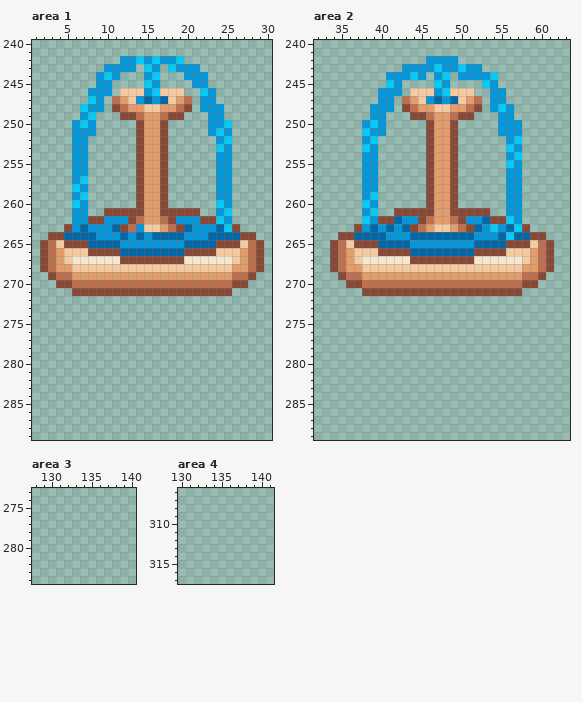
Pixel-art file -- aseprite/animated_objects.aseprite. Above: the version before the commit.
521x333 pixels, 1 frame. Shown: area 1: x 1..30, y 240..289; area 2: x 32..63, y 240..289; area 3: x 128..140, y 273..284; area 4: x 130..141, y 306..317. The commit also changed other parts of the picture, which this record leaves out.
After the commit:
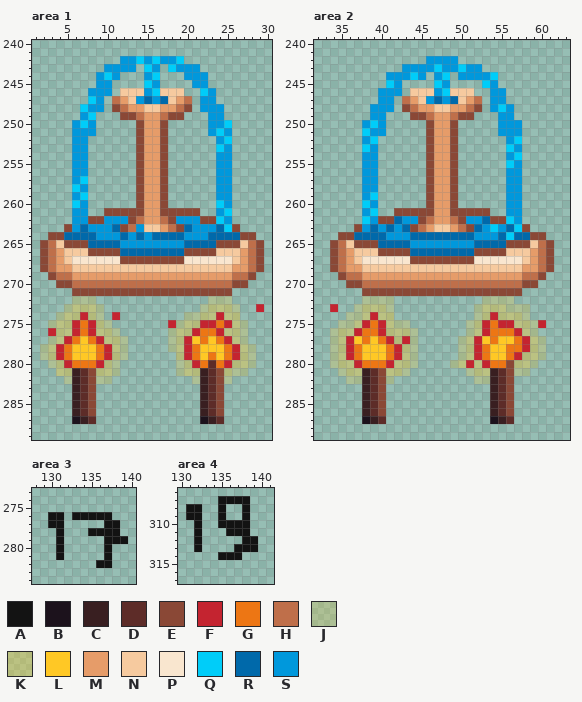
Palette (. is transparent): A #131313  B #1c121c  C #391f21  D #5d2c28  E #8a4836  F #c42430  G #ed7614  H #bf6f4a  J #ffc82537  K #ffc8255a  L #ffc825  M #e69c69  N #f6ca9f  P #f9e6cf  Q #00cdf9  R #0069aa  S #0098dc
The edit:
Area 1:
y 272: x 6..8 ... -> JJJ; x 23..25 ... -> JJJ
y 273: x 5..9 ..... -> JKKKJ; x 22..26 ..... -> JKKKJ; x 29 . -> F
y 274: x 4..9 ...... -> JKKFKJ; x 11 . -> F; x 20..26 ....... -> JJKKFKK
y 275: x 3..10 ........ -> JKKFGFKJ; x 18..27 .......... -> FJKKFFGFKJ
y 276: x 3..11 ......... -> FKKFGFKKJ; x 18..27 .......... -> JKKFGGFKKJ
y 277: x 3..12 .......... -> JKFGLGFKKJ; x 18..27 .......... -> JKFLGLGFKJ
y 278: x 2..12 ........... -> JKFGLLLGFKJ; x 18..28 ........... -> JKFGLLLGFKJ
y 279: x 2..12 ........... -> JKFGLLLGFKJ; x 19..28 .......... -> KFGLGLGFKJ
y 280: x 3..11 ......... -> JKFGGGFKJ; x 19..28 .......... -> JKFGDGFKKJ
y 281: x 4..11 ........ -> KKCDEKKJ; x 19..27 ......... -> JKKCDEKJJ
y 282: x 5..10 ...... -> JCDEJJ; x 21..25 ..... -> JCDEJ
y 283..286: x 6..8 ... -> CDE; x 22..24 ... -> CDE
y 287: x 6..8 ... -> BCD; x 22..24 ... -> BCD
Area 2:
y 272: x 38..41 .... -> JJJJ; x 53..56 .... -> JJJJ
y 273: x 34 . -> F; x 37..41 ..... -> JKKKJ; x 52..58 ....... -> JKKKJJJ
y 274: x 36..41 ...... -> JJKFKK; x 52..58 ....... -> JKFKKKJ
y 275: x 35..43 ......... -> JJKFGFKJJ; x 51..60 .......... -> JKFGFFKKJF
y 276: x 34..44 ........... -> JKKFGGFKKKJ; x 51..59 ......... -> JKFGGGFKJ
y 277: x 34..44 ........... -> JKFLGLGFKFJ; x 50..60 ........... -> JKFLGLLGFKJ
y 278: x 34..44 ........... -> JKFGLLLGFKJ; x 50..60 ........... -> JKFGLLGGFKJ
y 279: x 34..44 ........... -> JKFGLLLGFKJ; x 50..60 ........... -> JKFGLLGFKKJ
y 280: x 34..44 ........... -> JKKFGGGFKKJ; x 49..59 ........... -> JKFKFGGEKKJ
y 281: x 35..43 ......... -> JKKCDEKKJ; x 51..58 ........ -> JKKCDEJJ
y 282: x 36..41 ...... -> JJCDEJ; x 52..56 ..... -> JJCDE
y 283..286: x 38..40 ... -> CDE; x 54..56 ... -> CDE
y 287: x 38..40 ... -> BCD; x 54..56 ... -> BCD
Area 3:
y 276: x 130..131 .. -> AA; x 133..137 ..... -> AAAAA
y 277: x 130..131 .. -> AA; x 137..138 .. -> AA
y 278: x 131 . -> A; x 135..138 .... -> AAAA
y 279: x 131 . -> A; x 137..139 ... -> AAA
y 280..281: x 131 . -> A; x 137 . -> A
y 282: x 136..137 .. -> AA
Area 4:
y 307: x 135..138 .... -> AAAA
y 308..309: x 131..132 .. -> AA; x 135 . -> A; x 138 . -> A
y 310: x 132 . -> A; x 135..138 .... -> AAAA
y 311: x 132 . -> A; x 136..138 ... -> AAA
y 312: x 132 . -> A; x 138..139 .. -> AA
y 313: x 132 . -> A; x 137..139 ... -> AAA
y 314: x 135..137 ... -> AAA
Boxes around the changes in both pictures, in picture pixels (x1, y1, x2, y2):
added: (40, 296, 128, 424)
added: (168, 296, 264, 424)
added: (330, 296, 546, 424)
added: (48, 512, 128, 568)
added: (186, 496, 258, 560)
